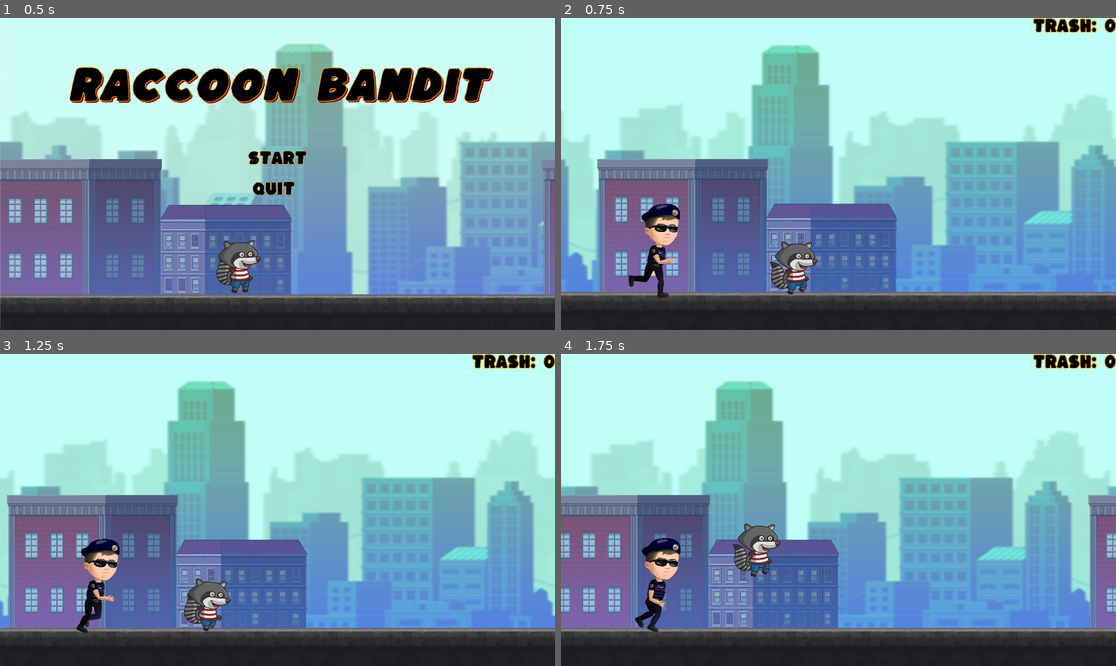
Above: before the commit, frames 1-4 (two rows, left to right).
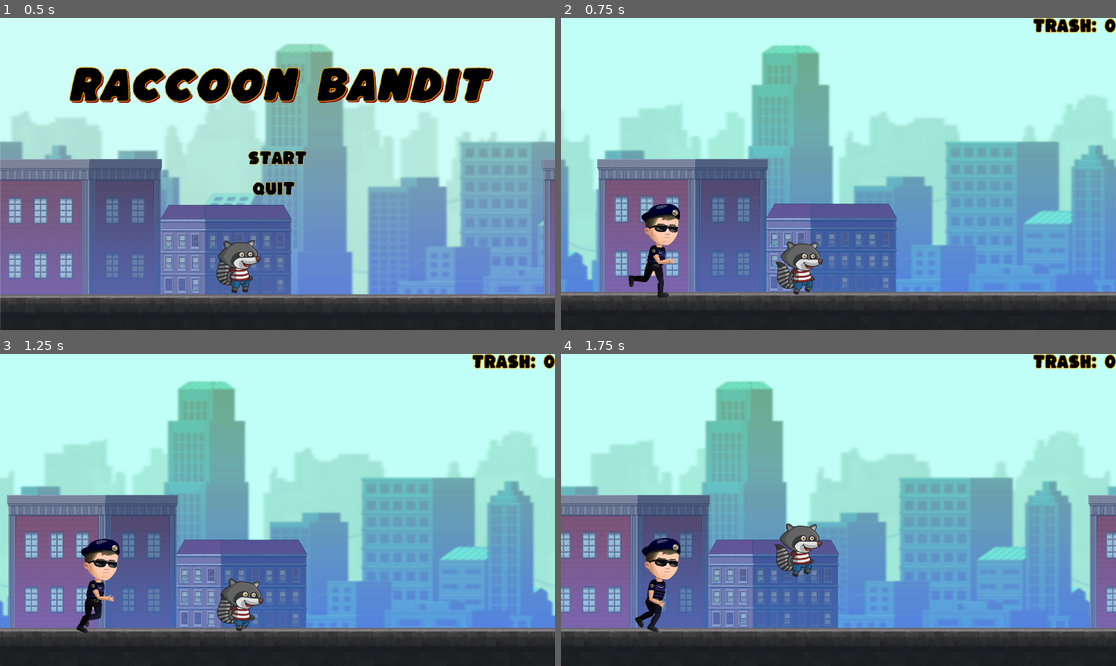
Above: after the commit, the same moments.

Repository: plagunas2/RaccoonBandit
Game: Godot game, scene res://Scenes/Menus/Mainmenu.tscn
Same seed, same stepped clock (60 frames per second), same inputs: the game is played once before the commit and once after it. The engine's default icon, where the game draws it, is replaced by a stand-in: a white triangle on a blue panel in a dark square.
Inputs:
- Up to frame 1 (0.5 s): no input
- Up to frame 2 (0.75 s): click "Start" at 0.5 s
- Up to frame 3 (1.25 s): no input
- Up to frame 4 (1.75 s): tap W (jump) at 1.35, 1.52 s

Frame 1 is identical in both runs. In frame 2, 0.9% of the frame differs, in the area x 37-48%, y 71-89%; in frame 3, 1.7%; in frame 4, 1.9%, in the area x 30-48%, y 54-72%.

Commit message:
ground fully reworked + playr physics update

Diff:
--- a/RaccoonBandit_prototype1/Character/player.gd
+++ b/RaccoonBandit_prototype1/Character/player.gd
@@ -1,7 +1,7 @@
 extends CharacterBody2D
 
 @export var jump_velocity : float = -600.0
-@export var double_jump_velocity : float =-475
+@export var double_jump_velocity : float = -475
 
 @onready var animated_sprite : AnimatedSprite2D = $AnimatedSprite2D
 @onready var police_animated_sprite : AnimatedSprite2D = $AnimatedSprite2D
@@ -37,10 +37,10 @@
 
 func _physics_process(delta):
 	character_positon = self.global_position
-
 	# Add the gravity.
 	if not is_on_floor():
-		velocity.y += gravity * delta
+		velocity.x = 0
+		velocity += Vector2(0, gravity) * delta
 		was_in_air = true
 	else:
 		has_double_jumped = false
@@ -49,6 +49,7 @@
 		if was_in_air == true:
 			if not is_dead:
 				land()
+				velocity.y = 0
 
 		was_in_air = false
 
@@ -70,7 +71,7 @@
 
 	move_and_slide()
 	update_animation()
-	update_position()
+	update_position(delta)
 
 func update_animation():
 	if not animation_locked:
@@ -89,11 +90,13 @@
 	#print("switch to game over screen")
 
 func jump():
+	#velocity = Vector2(0, jump_velocity).normalized()
 	velocity.y = jump_velocity
 	animated_sprite.play("Jump Start")
 	animation_locked = true
 
 func double_jump():
+	#velocity = Vector2(0, double_jump_velocity).normalized()
 	velocity.y = double_jump_velocity
 	animated_sprite.play("Jump Double")
 	animation_locked = true
@@ -119,13 +122,14 @@
 		#next time die
 			#and stop background
 
-func update_position():
-	if (character_positon.x == home_position.x):
+func update_position(delta):
+	if (character_positon.x >= home_position.x):
+		velocity.x = 0
+	elif (character_positon.x < home_position.x):
 		velocity.x = 5
-	elif (character_positon.x < home_position.x):
-		velocity.x += 5
-	elif (character_positon.x > home_position.x):
-		velocity.x = 0
+
+	if is_on_floor():
+		position += Vector2(200, 0) * delta
 
 #collect powerup(attack, invincible)
 	#change running animation to run attacking with bat animation
--- a/RaccoonBandit_prototype1/Scenes/GroundStuff/ground_tile.gd
+++ b/RaccoonBandit_prototype1/Scenes/GroundStuff/ground_tile.gd
@@ -2,6 +2,7 @@
 
 var speed
 var gen
+var xpos
 
 func _ready():
 	speed = 200
@@ -10,3 +11,9 @@
 func _process(delta):
 	speed = get_parent().global_speed
 	position += Vector2.LEFT * speed * delta
+	xpos = self.global_position.x
+	left_screen()
+
+func left_screen():
+	if (xpos < 0):
+		queue_free()
